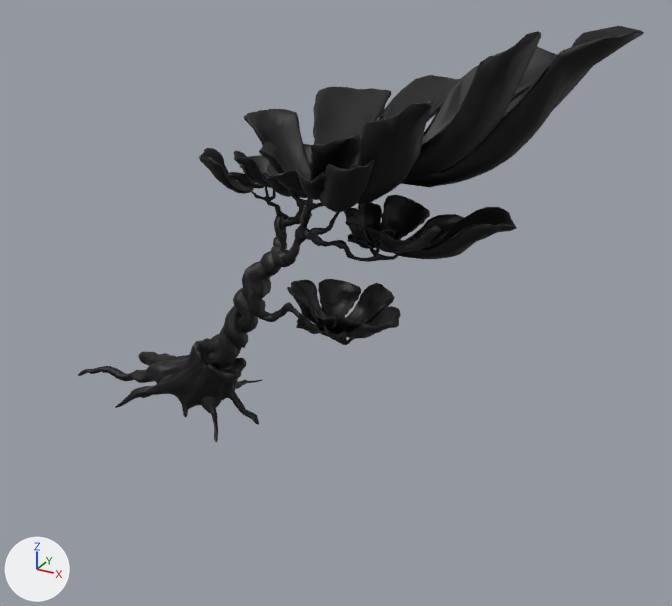
Two versions of the FBX model Assets/_Content/Graphics/Models/Test_tree/MM_Tree_lowpoly2.fbx, one commit apart.
One viewpoint serves both versions: a camera (50 mm lens) standing at (31.1, -43.5, 30.3) and looking at (6.7, 0.7, 8.2). Lighting does not change. The marker at lower left points along +X, +Y and +Z. The picture after the commit comes second. Where no turn or scale is listed for an object, it has been applied to the vertices.
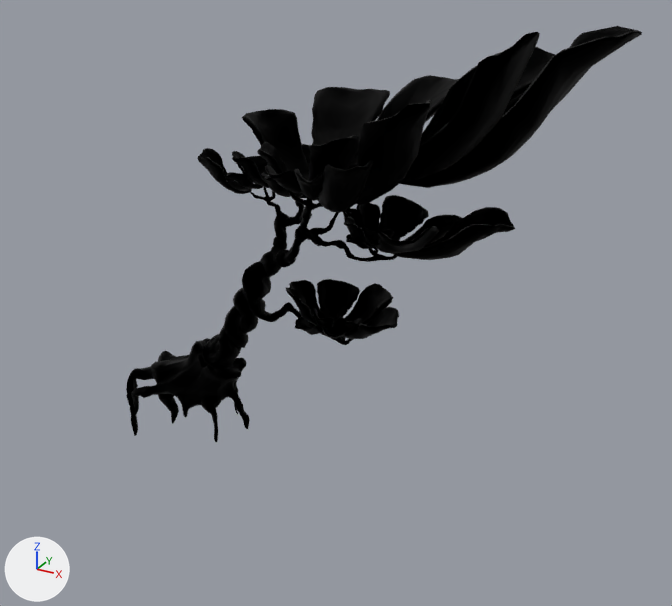
Where the newer file only moved an object's origin or applied its transform, the numbers keep the older frame.

Location of each change, (x1, y1, x2, y2) in pixels of the pictures (672 x 606 px; the box of a moved part takes in the faces that stretch with it):
'tree_lowpoly2', surface changed, reshaped (15% narrower)
    before: (78, 187, 398, 443)
    after: (126, 187, 398, 443)
'Leaf3_group3_lowpoly1', surface changed
    both: (401, 26, 642, 187)
'Leaf7_group3_lowpoly1', surface changed (darker)
    both: (350, 32, 540, 183)
'Leaf8_group3_lowpoly1', surface changed
    both: (357, 100, 432, 204)
'Leaf11_group3_lowpoly1', surface changed (darker)
    both: (313, 87, 390, 145)
'Leaf5_group2_lowpoly1', surface changed
    both: (394, 207, 515, 259)
'Leaf4_group3_lowpoly1', surface changed (darker)
    both: (244, 109, 309, 179)
'Leaf6_group3_lowpoly1', surface changed
    both: (422, 47, 555, 144)
'Leaf9_group3_lowpoly1', surface changed
    both: (319, 160, 373, 212)
'Leaf5_group3_lowpoly1', surface changed
    both: (352, 75, 458, 164)
'Leaf7_group2_lowpoly1', surface changed
    both: (379, 195, 429, 240)
'Leaf5_group1_lowpoly', surface changed (darker)
    both: (318, 279, 360, 318)
'Leaf6_group1_lowpoly', surface changed (darker)
    both: (346, 283, 393, 328)
'Leaf8_group4_lowpoly1', surface changed
    both: (199, 148, 252, 194)
'Leaf7_group1_lowpoly1', surface changed
    both: (333, 307, 399, 339)
'Leaf1_group2_lowpoly1', surface changed
    both: (377, 226, 439, 253)
'Leaf8_group2_lowpoly1', surface changed
    both: (406, 215, 462, 247)
'Leaf3_group1_lowpoly', surface changed (darker)
    both: (291, 280, 327, 318)
'Leaf6_group4_lowpoly1', surface changed
    both: (234, 151, 270, 188)
'Leaf12_group3_lowpoly1', surface changed
    both: (296, 169, 323, 200)
'Leaf10_group3_lowpoly', surface changed
    both: (267, 165, 303, 193)
'Leaf2_group3_lowpoly1', surface changed (darker)
    both: (259, 142, 288, 173)
'Leaf6_group2_lowpoly', surface changed
    both: (358, 203, 381, 231)
'Leaf2_group1_lowpoly', surface changed
    both: (287, 288, 318, 325)
'Leaf3_group2_lowpoly1', surface changed
    both: (345, 216, 376, 246)
'Leaf7_group4_lowpoly1', surface changed
    both: (228, 172, 263, 189)
'Leaf4_group1_lowpoly', surface changed
    both: (332, 317, 363, 332)
'Leaf1_group1_lowpoly1', surface changed
    both: (296, 317, 323, 334)
'Leaf1_group4_lowpoly1', surface changed
    both: (262, 173, 290, 197)
'Leaf10_group4_lowpoly1', surface changed
    both: (239, 156, 268, 174)
'Leaf2_group2_lowpoly1', surface changed
    both: (364, 227, 395, 244)
'Leaf4_group2_lowpoly1', surface changed
    both: (344, 208, 364, 228)
'Leaf9_group1_lowpoly1', surface changed
    both: (315, 309, 334, 330)
'Leaf9_group2_lowpoly1', surface changed
    both: (347, 234, 376, 249)
'Leaf8_group1_lowpoly', surface changed
    both: (324, 326, 346, 338)
'Leaf3_group4_lowpoly1', surface changed
    both: (303, 144, 310, 163)
'Leaf2_group4_lowpoly1', surface changed
    both: (290, 191, 305, 198)
'Leaf5_group4_lowpoly1', surface changed
    both: (300, 194, 308, 198)
part 1 of me_tree_lowpoly2, moved or reshaped
    before: (78, 352, 173, 408)
    after: (126, 351, 179, 436)
part 2 of me_tree_lowpoly2, moved or reshaped
    before: (221, 379, 263, 425)
    after: (221, 384, 250, 429)
part 3 of me_tree_lowpoly2, moved or reshaped
    before: (251, 187, 398, 260)
    after: (250, 187, 398, 260)
part 4 of me_tree_lowpoly2, moved or reshaped
    before: (322, 320, 354, 343)
    after: (322, 315, 354, 343)

Diff of the bpy script that builds the scene:
```diff
--- a/Assets/_Content/Graphics/Models/Test_tree/MM_Tree_lowpoly2.fbx.py
+++ b/Assets/_Content/Graphics/Models/Test_tree/MM_Tree_lowpoly2.fbx.py
@@ mat_standardsurface1 @@
 mat_standardsurface1.roughness = 0.553
+mat_standardsurface1.metallic = 1.0
@@ me_tree_lowpoly2 @@
 # used by ob_tree_lowpoly2; location = (0.0, 0.0, 0.0)
-me_tree_lowpoly2.from_pydata(...)  # 5396 vertices, 10787 faces; spans x -11.8..11.8, y -4.1..4.0, z -0.7..16.7
+me_tree_lowpoly2.from_pydata(...)  # 5393 vertices, 10786 faces; spans x -7.7..11.7, y -4.1..1.6, z -3.3..16.7
+# me_tree_lowpoly2 part 1: 355 vertices moved from x -8.9..-5.0, y -3.7..1.8, z -0.6..2.3 to x -7.4..-5.1, y -3.3..1.4, z -1.9..2.3; 389 vertices removed from x -11.8..-5.1, y -2.5..2.7, z -0.7..2.2; 389 vertices added at x -7.7..-5.1, y -2.7..1.4, z -3.3..2.2
+# me_tree_lowpoly2 part 2: 95 vertices moved from x -1.4..2.1, y -1.3..1.6, z -0.6..1.5 to x -1.4..1.8, y -1.9..1.4, z -0.6..1.5; 185 vertices removed from x -1.8..1.8, y -1.4..3.9, z -0.5..1.6; 185 vertices added at x -1.9..1.6, y -1.6..1.6, z -2.2..1.6
+# me_tree_lowpoly2 part 3: 84 vertices moved from x 1.7..11.8, y -3.4..0.3, z 12.2..16.6 to x 1.7..11.7, y -3.4..0.3, z 12.2..16.6; 146 vertices removed from x 1.8..11.6, y -3.5..0.4, z 12.2..16.5; 146 vertices added at x 1.7..11.6, y -3.5..0.3, z 12.2..16.5
+# me_tree_lowpoly2 part 4: 32 vertices moved from x 6.6..9.5, y -2.5..-1.4, z 7.1..8.2 to x 6.6..9.5, y -2.6..-1.5, z 7.1..8.2; 59 vertices removed from x 6.6..9.4, y -2.4..-1.4, z 7.1..8.2; 59 vertices added at x 6.6..9.3, y -2.6..-1.5, z 7.1..8.2
+# other edits to the shape of me_tree_lowpoly2 do not show in these pictures
 me_tree_lowpoly2.materials.append(mat_standardsurface1)
```
